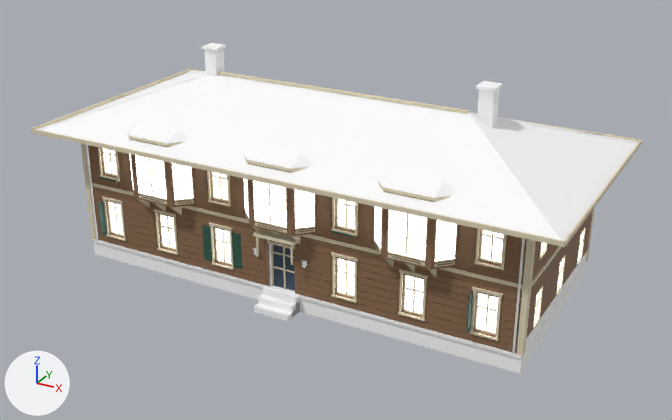
The glTF model game/assets/world/kits/istanbul/bld_yali_b.glb as it was, and as the next commit left it.
Rendered twice from a 50 mm lens placed at (21.4, -33.6, 22.6), pointed at (0.6, 4.3, 3.6). The axes (+X, +Y, +Z) are drawn at lower left. The lights are the same throughout. The older version comes first. Objects named as collision shapes, trigger or cutter boxes, shadow casters or lower levels of detail are left out. Where no turn or scale is listed for an object, it has been applied to the vertices. Vertices at exactly the same position are counted once.

Objects in the first picture: 'LOD0'.
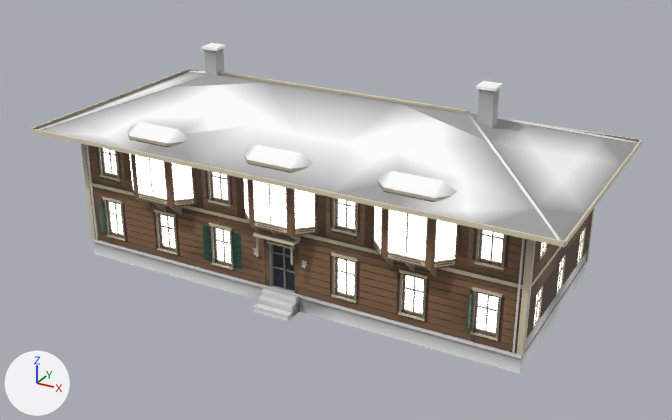
Location of each change, (x1, y1, x2, y2) in pixels of the pictures (672 x 420 px):
'LOD0', recoloured (darker)
    both: (31, 45, 642, 372)
part 1 of me_lod0_mesh, reshaped
    after: (31, 69, 642, 372)

The change, as a list of edits to the scene's bpy script:
```text
Change mat_m_brick_red:
    where n0 = _N.new('ShaderNodeBsdfPrincipled'); n0.name = 'Principled BSDF'
    remove n0.inputs[0].default_value = (1.0, 1.0, 1.0, 1.0)  # 'Base Color', white #ffffff
    add n2 = _N.new('ShaderNodeVertexColor'); n2.name = 'Color Attribute'
    add _L.new(n2.outputs[0], n0.inputs[0])  # 'Color' to 'Base Color'
Change mat_m_concrete_smooth:
    where n0 = _N.new('ShaderNodeBsdfPrincipled'); n0.name = 'Principled BSDF'
    remove n0.inputs[0].default_value = (1.0, 1.0, 1.0, 1.0)  # 'Base Color', white #ffffff
    add n2 = _N.new('ShaderNodeVertexColor'); n2.name = 'Color Attribute'
    add _L.new(n2.outputs[0], n0.inputs[0])  # 'Color' to 'Base Color'
Change mat_m_concrete_stained:
    where n0 = _N.new('ShaderNodeBsdfPrincipled'); n0.name = 'Principled BSDF'
    remove n0.inputs[0].default_value = (1.0, 1.0, 1.0, 1.0)  # 'Base Color', white #ffffff
    add n2 = _N.new('ShaderNodeVertexColor'); n2.name = 'Color Attribute'
    add _L.new(n2.outputs[0], n0.inputs[0])  # 'Color' to 'Base Color'
Change mat_m_metal_painted:
    where n0 = _N.new('ShaderNodeBsdfPrincipled'); n0.name = 'Principled BSDF'
    remove n0.inputs[0].default_value = (1.0, 1.0, 1.0, 1.0)  # 'Base Color', white #ffffff
    add n2 = _N.new('ShaderNodeVertexColor'); n2.name = 'Color Attribute'
    add _L.new(n2.outputs[0], n0.inputs[0])  # 'Color' to 'Base Color'
Change mat_m_paint_door_blue:
    where n0 = _N.new('ShaderNodeBsdfPrincipled'); n0.name = 'Principled BSDF'
    remove n0.inputs[0].default_value = (0.0343, 0.0666, 0.102, 1.0)  # 'Base Color', dark blue #34495a
    add n2 = _N.new('ShaderNodeMix'); n2.name = 'Mix'
    add n2.data_type = 'RGBA'
    add n2.blend_type = 'MULTIPLY'
    add n2.inputs[0].default_value = 1.0  # 'Factor'
    add n2.inputs[7].default_value = (0.0343, 0.0666, 0.102, 1.0)  # 'B', dark blue #34495a
    add n3 = _N.new('ShaderNodeVertexColor'); n3.name = 'Color Attribute'
    add _L.new(n2.outputs[2], n0.inputs[0])  # 'Result' to 'Base Color'
    add _L.new(n3.outputs[0], n2.inputs[6])  # 'Color' to 'A'
Change mat_m_paint_shutter_green:
    where n0 = _N.new('ShaderNodeBsdfPrincipled'); n0.name = 'Principled BSDF'
    remove n0.inputs[0].default_value = (0.0284, 0.105, 0.0685, 1.0)  # 'Base Color', dark green #2f5b4a
    add n2 = _N.new('ShaderNodeMix'); n2.name = 'Mix'
    add n2.data_type = 'RGBA'
    add n2.blend_type = 'MULTIPLY'
    add n2.inputs[0].default_value = 1.0  # 'Factor'
    add n2.inputs[7].default_value = (0.0284, 0.105, 0.0685, 1.0)  # 'B', dark green #2f5b4a
    add n3 = _N.new('ShaderNodeVertexColor'); n3.name = 'Color Attribute'
    add _L.new(n2.outputs[2], n0.inputs[0])  # 'Result' to 'Base Color'
    add _L.new(n3.outputs[0], n2.inputs[6])  # 'Color' to 'A'
Change mat_m_plaster_cream:
    where n0 = _N.new('ShaderNodeBsdfPrincipled'); n0.name = 'Principled BSDF'
    remove n0.inputs[0].default_value = (0.768, 0.68, 0.497, 1.0)  # 'Base Color', beige #e3d7bb
    add n2 = _N.new('ShaderNodeMix'); n2.name = 'Mix'
    add n2.data_type = 'RGBA'
    add n2.blend_type = 'MULTIPLY'
    add n2.inputs[0].default_value = 1.0  # 'Factor'
    add n2.inputs[7].default_value = (0.768, 0.68, 0.497, 1.0)  # 'B', beige #e3d7bb
    add n3 = _N.new('ShaderNodeVertexColor'); n3.name = 'Color Attribute'
    add _L.new(n2.outputs[2], n0.inputs[0])  # 'Result' to 'Base Color'
    add _L.new(n3.outputs[0], n2.inputs[6])  # 'Color' to 'A'
Change mat_m_roof_tile:
    where n0 = _N.new('ShaderNodeBsdfPrincipled'); n0.name = 'Principled BSDF'
    remove n0.inputs[0].default_value = (1.0, 1.0, 1.0, 1.0)  # 'Base Color', white #ffffff
    add n2 = _N.new('ShaderNodeVertexColor'); n2.name = 'Color Attribute'
    add _L.new(n2.outputs[0], n0.inputs[0])  # 'Color' to 'Base Color'
Change mat_m_wood_yali_dark:
    where n0 = _N.new('ShaderNodeBsdfPrincipled'); n0.name = 'Principled BSDF'
    remove n0.inputs[0].default_value = (0.254, 0.144, 0.0762, 1.0)  # 'Base Color', brown #8a6a4e
    add n2 = _N.new('ShaderNodeMix'); n2.name = 'Mix'
    add n2.data_type = 'RGBA'
    add n2.blend_type = 'MULTIPLY'
    add n2.inputs[0].default_value = 1.0  # 'Factor'
    add n2.inputs[7].default_value = (0.254, 0.144, 0.0762, 1.0)  # 'B', brown #8a6a4e
    add n3 = _N.new('ShaderNodeVertexColor'); n3.name = 'Color Attribute'
    add _L.new(n2.outputs[2], n0.inputs[0])  # 'Result' to 'Base Color'
    add _L.new(n3.outputs[0], n2.inputs[6])  # 'Color' to 'A'
Change me_lod0_mesh:
    remove me_lod0_mesh.from_pydata(...)  # 4152 vertices, 6358 faces; spans x -13.7..13.7, y -1.7..11.5, z 0.0..11.0
    add me_lod0_mesh.from_pydata(...)  # 5013 vertices, 7725 faces; spans x -13.7..13.7, y -1.7..11.5, z 0.0..11.0
    me_lod0_mesh part 1: 6 vertices moved within x -12.0..12.0, y 5.2..10.4, z 1.5; 861 vertices added at x -13.7..13.7, y -1.7..11.5, z 0.0..9.7
```
